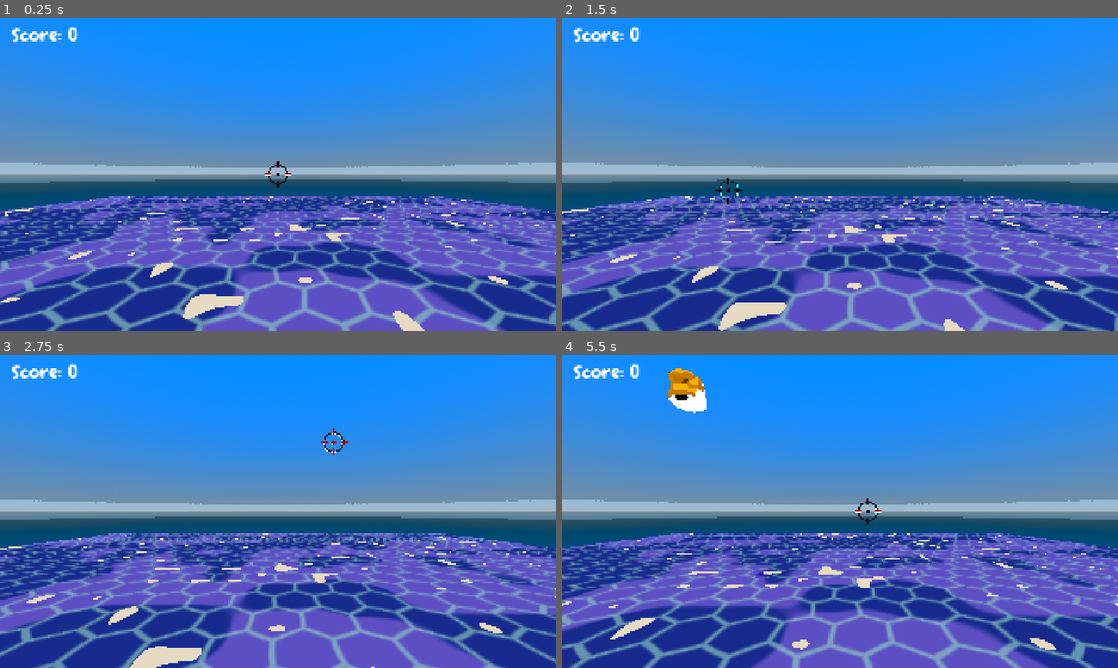
Above: before the commit, frames 1-4 (two rows, left to right).
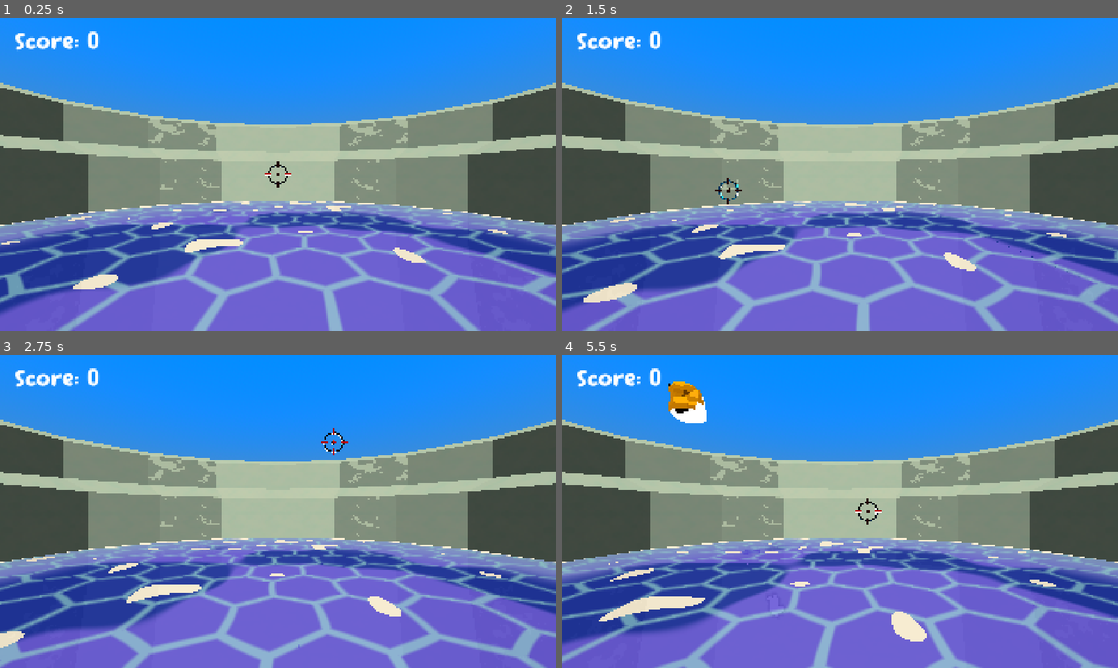
Above: after the commit, the same moments.

Repository: ashermemon/haven
Game: Godot game, scene res://game.tscn
The game is run twice, just before and just after one commit, with the same random seed, the same clock (stepped at 60 frames per second) and the same inputs.
Inputs (mouse positions are in pixels of both pictures, inside the frame that each line leads up to):
- Up to frame 1 (0.25 s): no input
- Up to frame 2 (1.5 s): move the mouse to (962, 158) at 0.52 s; press the mouse at (962, 158) at 0.53 s; move the mouse to (728, 190) at 1.27 s; release the mouse at (728, 190) at 1.28 s; click (728, 190) at 1.35 s
- Up to frame 3 (2.75 s): move the mouse to (333, 442) at 2.02 s; press the mouse at (333, 442) at 2.03 s
- Up to frame 4 (5.5 s): move the mouse to (812, 574) at 2.77 s; release the mouse at (812, 574) at 2.78 s; click (812, 574) at 2.85 s; move the mouse to (1006, 558) at 3.52 s; press the mouse at (1006, 558) at 3.53 s; move the mouse to (673, 464) at 4.27 s; release the mouse at (673, 464) at 4.28 s; click (673, 464) at 4.35 s; move the mouse to (867, 511) at 5.02 s; press the mouse at (867, 511) at 5.03 s

The runs differ from the first frame. In frame 1, 62% of the frame differs, in the area x 0-100%, y 2-100%; in frame 2, 62%; in frame 3, 62%; in frame 4, 63%.

Commit message:
added bathtub

Diff:
--- a/haven/game.tscn
+++ b/haven/game.tscn
@@ -9,6 +9,7 @@
 [ext_resource type="Shader" uid="uid://djr7ij7616hgr" path="res://game.gdshader" id="5_j5wjh"]
 [ext_resource type="PackedScene" uid="uid://cki312tkj55jj" path="res://hud.tscn" id="7_eow3j"]
 [ext_resource type="Shader" uid="uid://0p6o8010dbv6" path="res://toon_water.gdshader" id="8_vef74"]
+[ext_resource type="PackedScene" uid="uid://mmwqyddpoaxr" path="res://assets/models/BathTub.glb" id="10_hve3p"]
 
 [sub_resource type="ShaderMaterial" id="ShaderMaterial_uuvgp"]
 render_priority = 1
@@ -81,7 +82,7 @@
 mesh = SubResource("PlaneMesh_hve3p")
 
 [node name="Camera3D" type="Camera3D" parent="." unique_id=1466842648 node_paths=PackedStringArray("crosshair")]
-transform = Transform3D(1, 0, 0, 0, 1, 0, 0, 0, 1, 0, 0.32004523, 5.4640007)
+transform = Transform3D(1, 0, 0, 0, 1, 0, 0, 0, 1, 0, -1.2, 5.464)
 script = ExtResource("3_fc0e3")
 crosshair = NodePath("../Crosshair")
 
@@ -112,3 +113,6 @@
 script = ExtResource("5_7jktm")
 
 [node name="HUD" parent="." unique_id=1120462307 instance=ExtResource("7_eow3j")]
+
+[node name="BathTub" parent="." unique_id=616188069 instance=ExtResource("10_hve3p")]
+transform = Transform3D(-8.847186e-08, 0, -2.0240002, 0, 2.0240002, 0, 2.0240002, 0, -8.847186e-08, 0, -1, -1)
--- a/haven/hud.gd
+++ b/haven/hud.gd
@@ -1,6 +1,6 @@
 extends CanvasLayer
 
-@onready var score_label: RichTextLabel = $ScoreLabel
+@onready var score_label: RichTextLabel = $MarginContainer/ScoreLabel
 
 func add_score(points: int) -> void:
 	GameManager.score += points
--- a/haven/hud.tscn
+++ b/haven/hud.tscn
@@ -6,11 +6,17 @@
 [node name="HUD" type="CanvasLayer" unique_id=1120462307]
 script = ExtResource("1_64ctp")
 
-[node name="ScoreLabel" type="RichTextLabel" parent="." unique_id=1974133276]
-offset_right = 309.0
-offset_bottom = 127.0
+[node name="MarginContainer" type="MarginContainer" parent="." unique_id=483600368]
+offset_right = 1749.0
+offset_bottom = 995.0
+mouse_filter = 2
+theme_override_constants/margin_left = 50
+theme_override_constants/margin_top = 50
+
+[node name="ScoreLabel" type="RichTextLabel" parent="MarginContainer" unique_id=1974133276]
+clip_contents = false
+layout_mode = 2
+mouse_filter = 2
 theme_override_fonts/normal_font = ExtResource("1_37p78")
-theme_override_font_sizes/normal_font_size = 70
+theme_override_font_sizes/normal_font_size = 90
 text = "Score: 0"
-horizontal_alignment = 1
-vertical_alignment = 1
--- a/haven/rubberduck.gd
+++ b/haven/rubberduck.gd
@@ -8,7 +8,7 @@
 func _ready() -> void:
 	var random_rotation = Vector3(0.0, randf_range(-0.5, 0.5), 0.0)
 	apply_torque_impulse(random_rotation)
-	var random_force = Vector3(randf_range(-5.0, 5.0), randf_range(10.0, 14.0), 0.0)
+	var random_force = Vector3(randf_range(-5.0, 5.0), randf_range(9.5, 12.0), 0.0)
 	apply_central_impulse(random_force)
 
 
Binary file added: haven/assets/models/BathTub.glb
Not shown, added: haven/assets/models/BathTub.glb.import
Binary file added: haven/assets/models/BathTub_tiles_hexagon_basecolor.jpg
Not shown, added: haven/assets/models/BathTub_tiles_hexagon_basecolor.jpg.import
Binary file added: haven/assets/models/BathTub_tiles_hexagon_normal.jpg
Not shown, added: haven/assets/models/BathTub_tiles_hexagon_normal.jpg.import
Binary file added: haven/assets/models/BathTub_tiles_hexagon_roughness.png
Not shown, added: haven/assets/models/BathTub_tiles_hexagon_roughness.png.import
